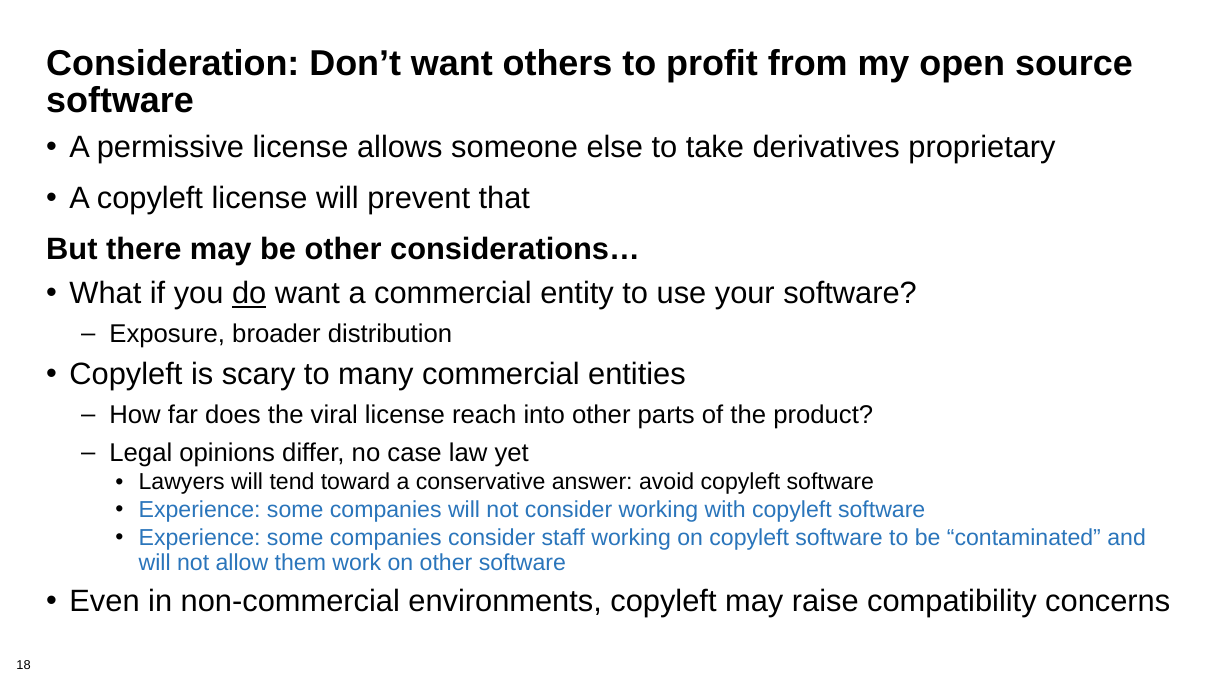
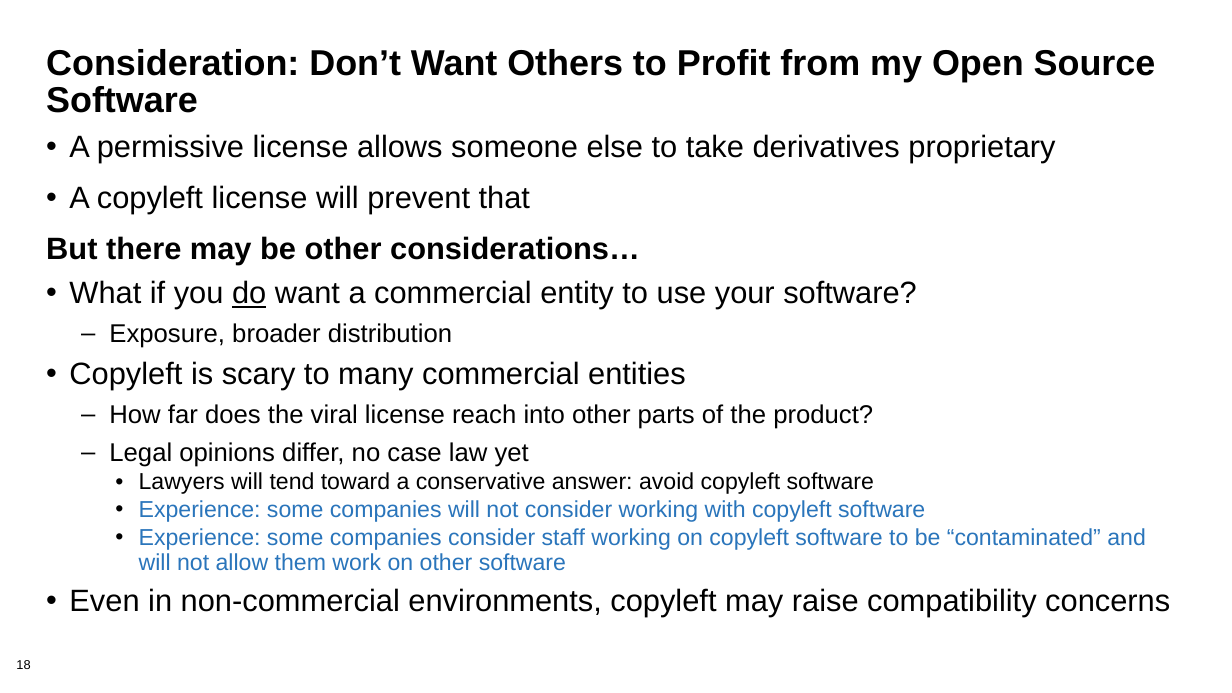
Before and after one commit to bssw-tutorial/presentations, a slide deck: slide 18 of licensing.pptx. Drawn at 1232x693 pixels with LibreOffice and Linux fonts; fonts in the diff are those of the drawing; background and template pictures are left out. Boxes give left, top, right and bottom in pixels: in the first picture for what was removed or moved away, otherwise in the second. Text is boxed around its words. In the diff, an @@ line names an element or a change of style, - is before the commit and + after.

```diff
--- a/licensing.pptx
+++ b/licensing.pptx
@@ title at box(46, 49, 1156, 113): text changed @@
-Consideration: Don’t want others to profit from my open source software
+Consideration: Don’t Want Others to Profit from my Open Source Software
```
Also in this commit, not shown: 31 other slides changed.
